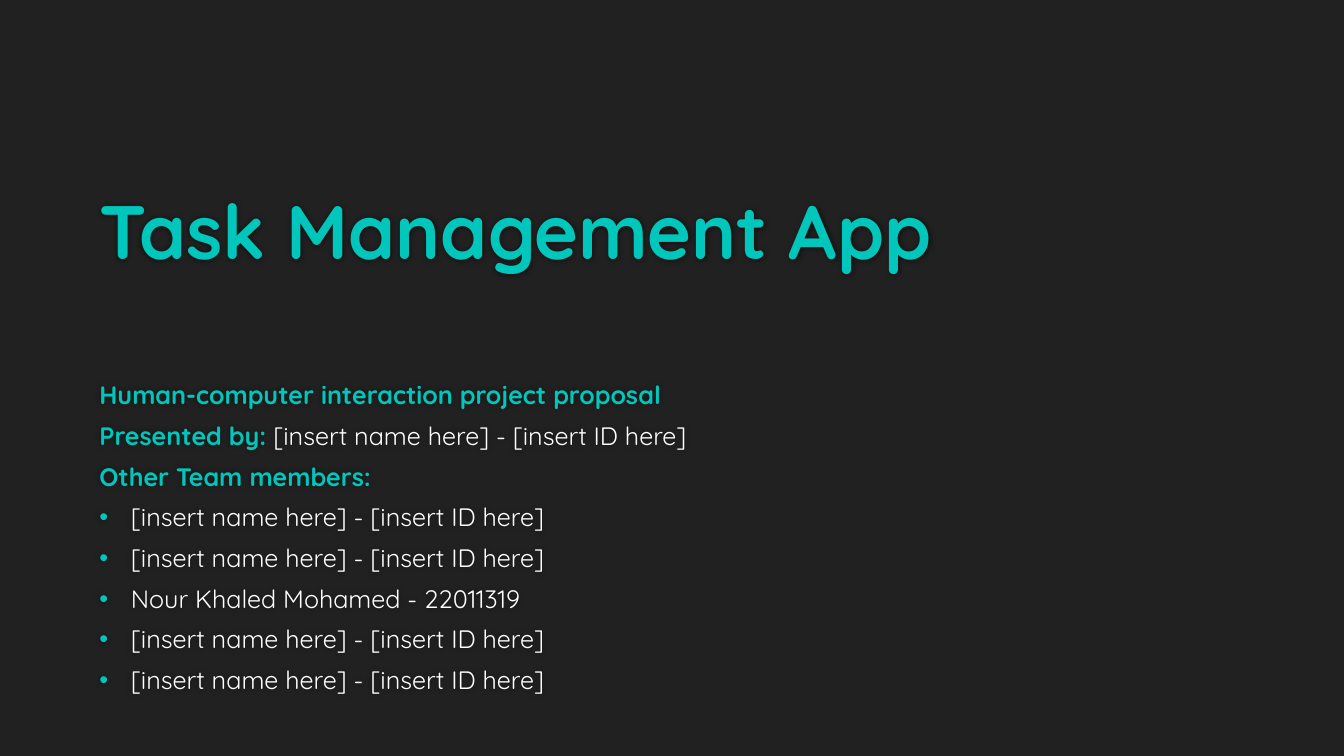
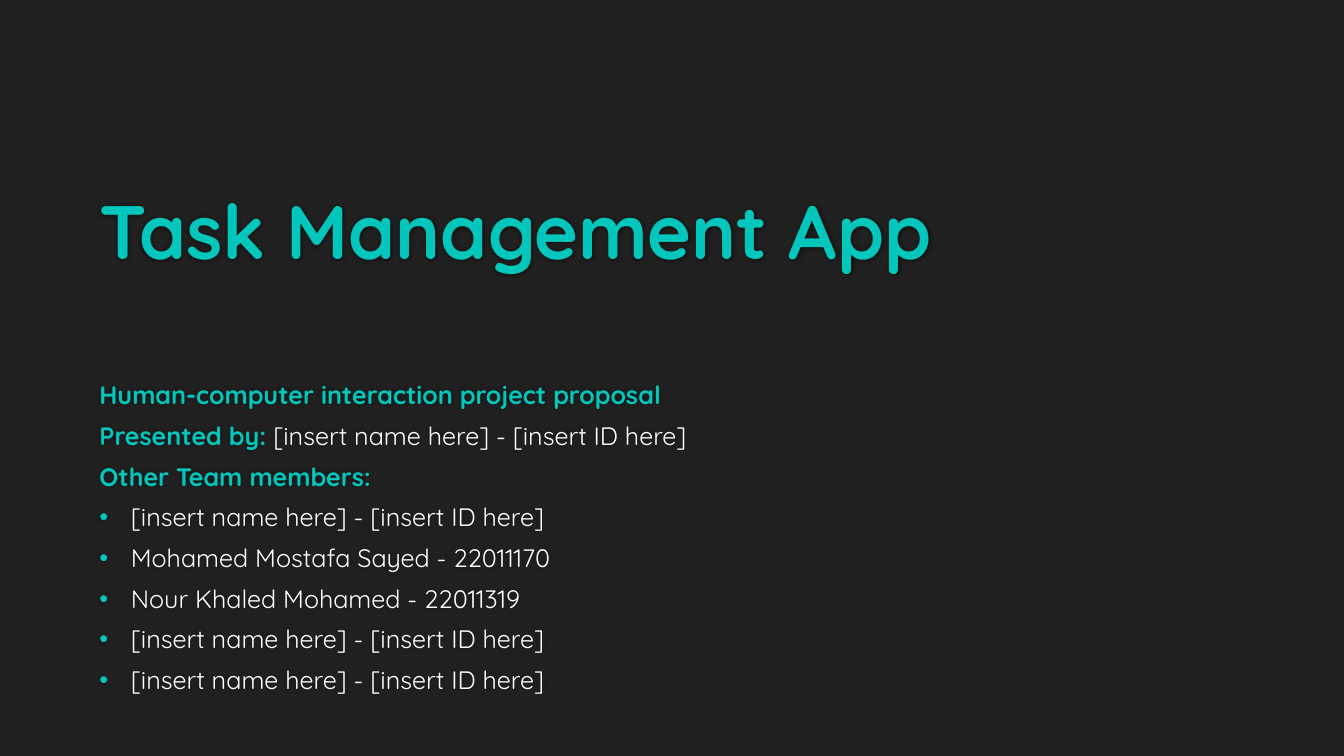
Before and after one commit to BadrGello/Task-Management-App, a slide deck: slide 1 of Documents/HCI Project Proposal.pptx. Drawn at 1344x756 pixels with LibreOffice and Linux fonts; fonts in the diff are those of the drawing; background and template pictures are left out. Boxes give left, top, right and bottom in pixels: in the first picture for what was removed or moved away, otherwise in the second. Text is boxed around its words. In the diff, an @@ line names an element or a change of style, - is before the commit and + after.

```diff
--- a/Documents/HCI Project Proposal.pptx
+++ b/Documents/HCI Project Proposal.pptx
@@ subtitle at [131, 548, 550, 572]: text changed @@
-• [insert name here] - [insert ID here]
+• Mohamed Mostafa Sayed - 22011170
```
Also in this commit, not shown: 11 other slides changed.
